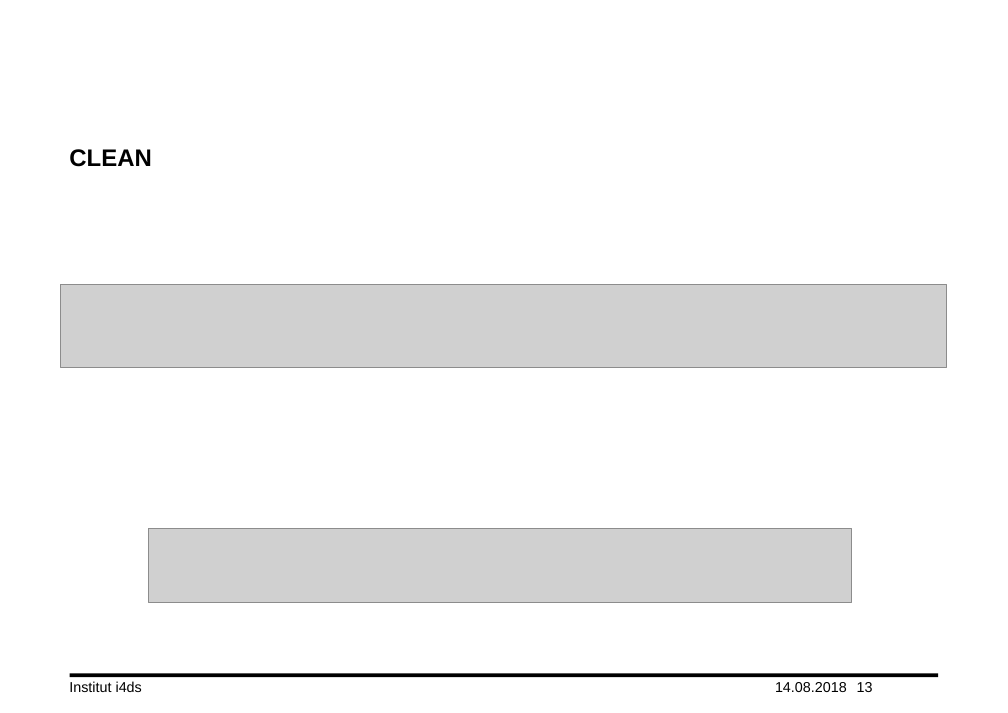
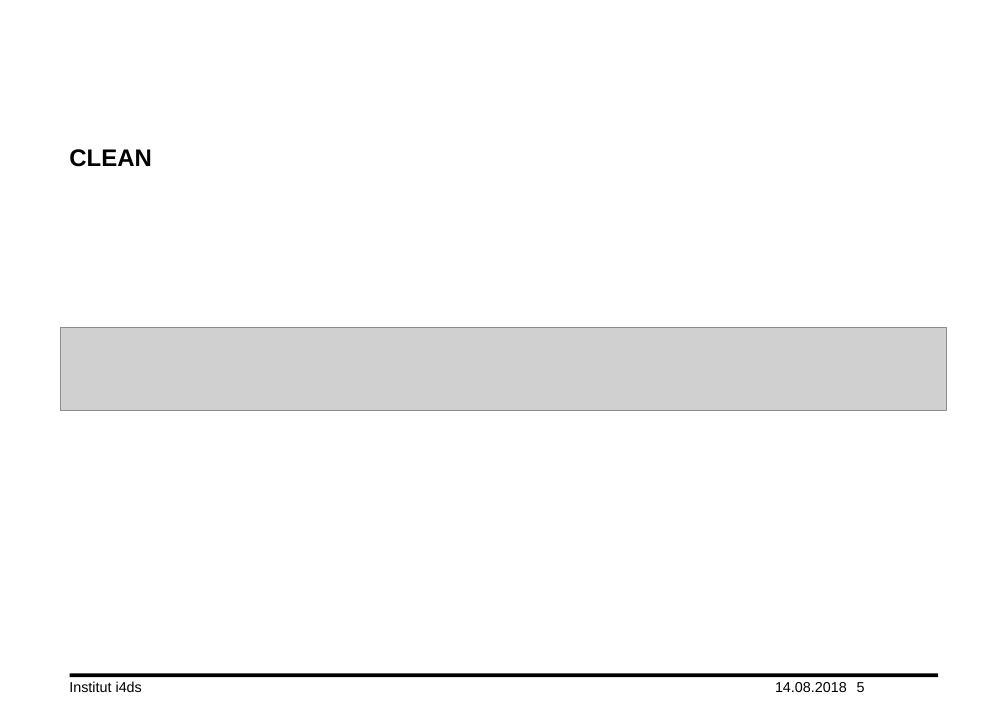
Before and after one commit to lord-blueberry/p7-doc, a slide deck: slide 5 of ppt/praes.pptx (slide 13 before the commit). Drawn at 1008x713 pixels with LibreOffice and Linux fonts; fonts in the diff are those of the drawing; grey boxes stand for pictures; background and template pictures are left out. Boxes give left, top, right and bottom in pixels: in the first picture for what was removed or moved away, otherwise in the second. Text is boxed around its words. In the diff, an @@ line names an element or a change of style, - is before the commit and + after.

```diff
--- a/ppt/praes.pptx
+++ b/ppt/praes.pptx
@@ picture: place and size @@
-picture at <box>61,284,948,367</box>
+picture at <box>61,328,948,411</box>
@@ picture removed at <box>149,528,853,602</box> @@
@@ page number at <box>857,682,865,692</box>: text changed @@
-13
+5
```
Also in this commit, not shown: 7 other slides changed, 2 slides added.
